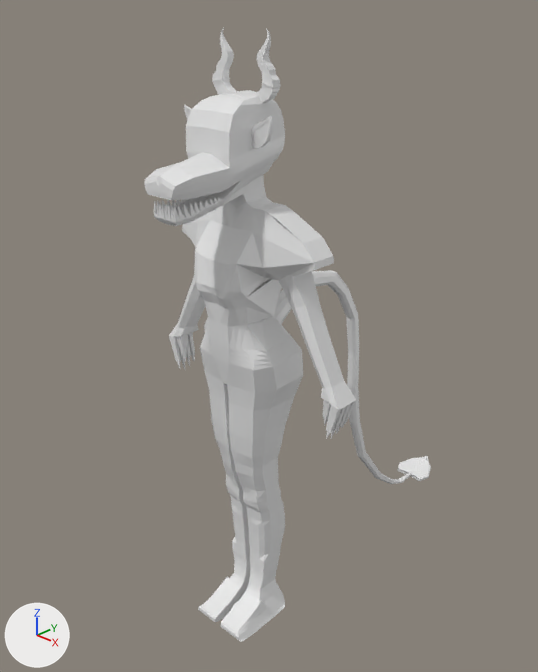
One commit to the Blender file Blender/BEAR.blend: the scene before it, then after it.
Camera for both pictures: a camera (50 mm lens) standing at (3.59, -3.68, 2.65) and looking at (-0.4, 0.54, 0.05). Lighting does not change. The marker at lower left points along +X, +Y and +Z.
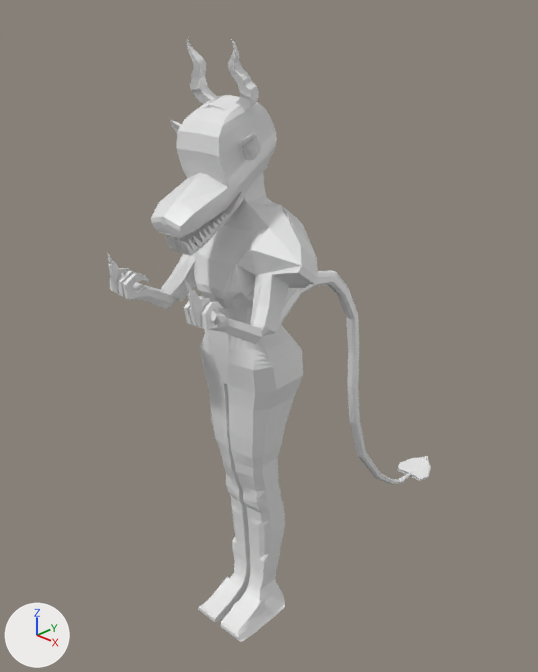
What differs and where, as boxes (x1, y1, x2, y2) in the pictures (538 x 672 px; the box of a moved part takes in the faces that stretch with it):
'Cube', reshaped (13% wider)
    before: (144, 27, 431, 642)
    after: (107, 37, 431, 642)
part 1 of me_cube, moved or reshaped
    before: (144, 27, 356, 439)
    after: (107, 37, 318, 344)

What the commit changed:
me_cube is used by ob_cube; location (-0.05, 0.0, 0.17); scale (0.1, 0.1, 0.1).
me_cube had 2155 vertices, 2047 faces, 4 loose edges and spanned x 0.0..9.1, y -8.3..28.1, z -24.2..23.3.
me_cube now has 2155 vertices, 2047 faces, 4 loose edges and spans x 0.0..6.5, y -9.8..28.1, z -24.2..22.8.
me_cube part 1: 1261 of 2155 vertices moved; they spanned x 0.0..9.1, y -8.3..2.6, z -3.9..23.3 and now span x 0.0..6.5, y -9.8..1.3, z 4.2..22.8; mean shift (-0.7, -2.6, 0.9); largest move (8.0, -0.3, -3.9) -> (3.9, -9.8, 9.7).
